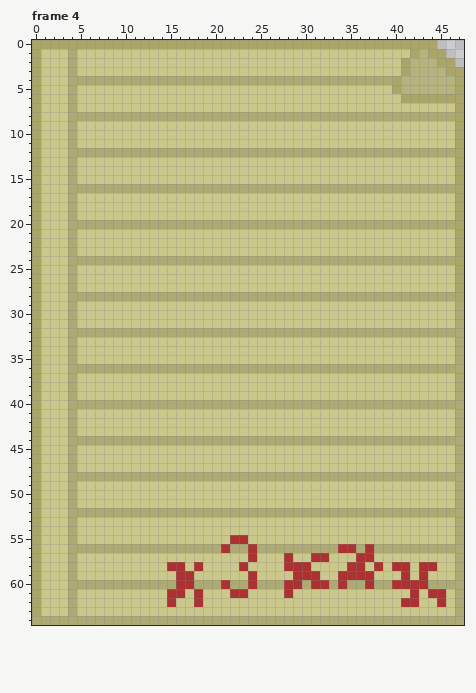
A pixel-art file gets an edit: Assets/Sprites/Aseprite/bignote.aseprite. Above is the file before it was changed.
48x65 pixels, 8 frames. Shown: frame 4. The commit also changed other frames, which this record leaves out.
After:
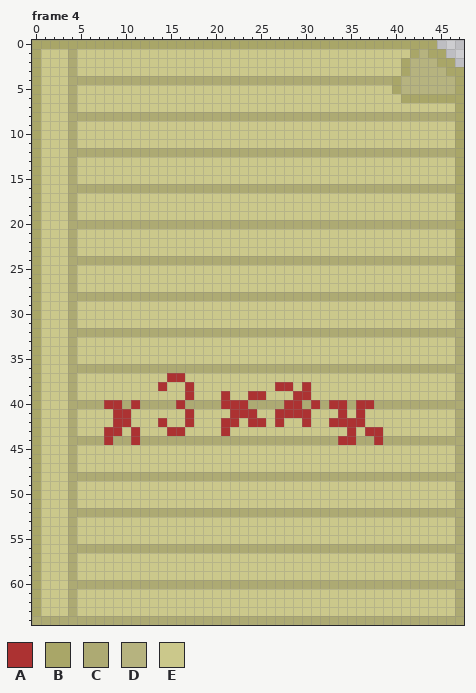
Palette (. is transparent): A #ac3232  B #a9a668  C #adaa73  D #b6b37f  E #cbc88b
Changes in this commit:
Frame 4, layer "Layer 2":
y 37: x 15..16 EE -> AA
y 38: x 14 E -> A; x 17 E -> A; x 27..28 EE -> AA; x 30 E -> A
y 39: x 17 E -> A; x 21 E -> A; x 24..25 EE -> AA; x 29..30 EE -> AA
y 40: x 8..9 CC -> AA; x 11 C -> A; x 16 C -> A; x 21..23 CCC -> AAA; x 28..29 CC -> AA; x 31 C -> A; x 33..34 CC -> AA; x 36..37 CC -> AA
y 41: x 9..10 EE -> AA; x 17 E -> A; x 22..24 EEE -> AAA; x 27..30 EEEE -> AAAA; x 34 E -> A; x 36 E -> A
y 42: x 9..10 EE -> AA; x 14 E -> A; x 17 E -> A; x 21..22 EE -> AA; x 24..25 EE -> AA; x 27 E -> A; x 30 E -> A; x 33..36 EEEE -> AAAA
y 43: x 8..9 EE -> AA; x 11 E -> A; x 15..16 EE -> AA; x 21 E -> A; x 35 E -> A; x 37..38 EE -> AA
y 44: x 8 C -> A; x 11 C -> A; x 34..35 CC -> AA; x 38 C -> A
y 55: x 22..23 AA -> EE
y 56: x 21 A -> C; x 24 A -> C; x 34..35 AA -> CC; x 37 A -> C
y 57: x 24 A -> E; x 28 A -> E; x 31..32 AA -> EE; x 36..37 AA -> EE
y 58: x 15..16 AA -> EE; x 18 A -> E; x 23 A -> E; x 28..30 AAA -> EEE; x 35..36 AA -> EE; x 38 A -> E; x 40..41 AA -> EE; x 43..44 AA -> EE
y 59: x 16..17 AA -> EE; x 24 A -> E; x 29..31 AAA -> EEE; x 34..37 AAAA -> EEEE; x 41 A -> E; x 43 A -> E
y 60: x 16..17 AA -> CC; x 21 A -> C; x 24 A -> C; x 28..29 AA -> CC; x 31..32 AA -> CC; x 34 A -> C; x 37 A -> C; x 40..43 AAAA -> CCCC
y 61: x 15..16 AA -> EE; x 18 A -> E; x 22..23 AA -> EE; x 28 A -> E; x 42 A -> E; x 44..45 AA -> EE
y 62: x 15 A -> E; x 18 A -> E; x 41..42 AA -> EE; x 45 A -> E
